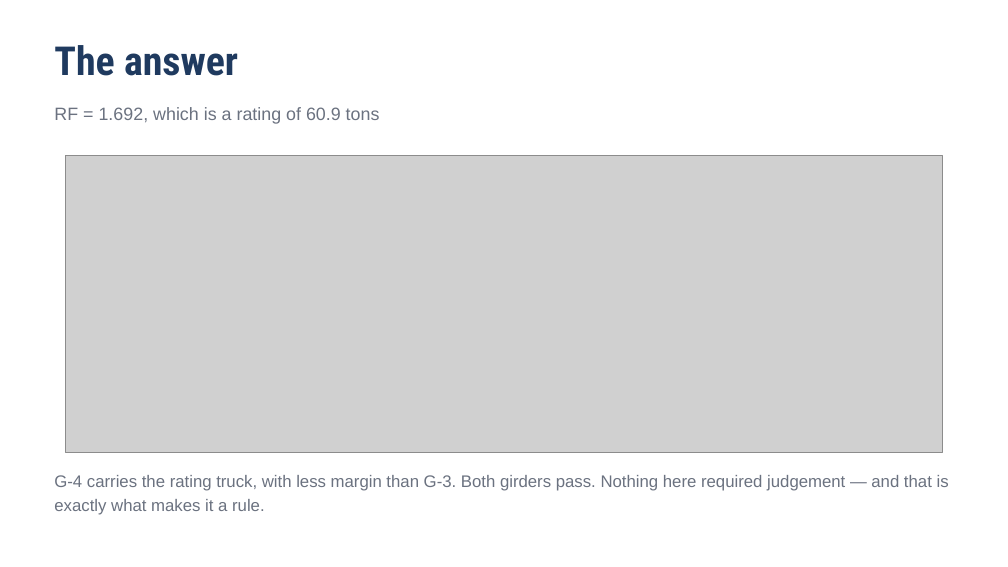
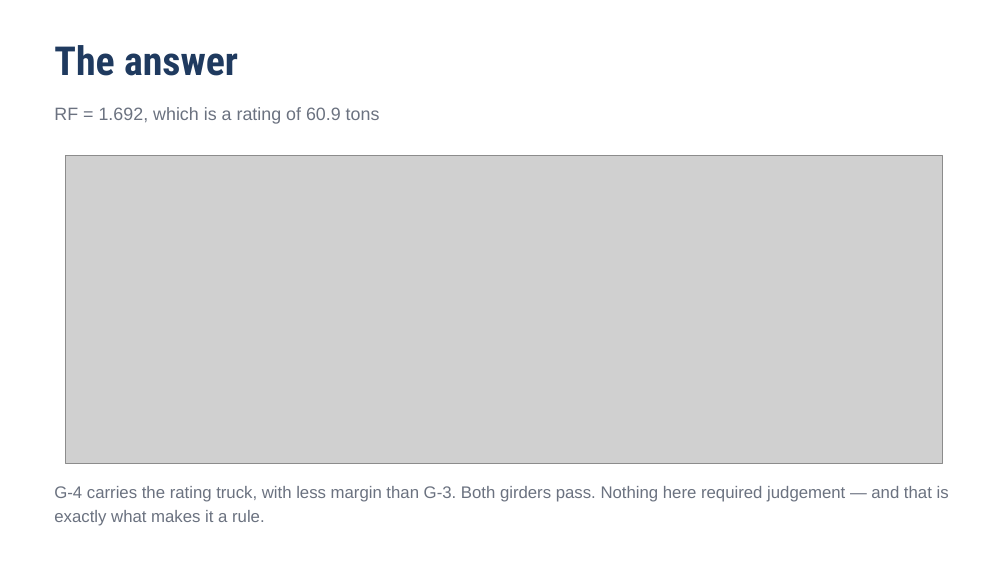
Before and after one commit to Stone-Arch-Collective/Design-and-AI, a slide deck: slide 13 of teaching-pack/02-M01-first-day/M01-slides-first-day.pptx (slide 11 before the commit). Drawn at 1008x567 pixels with LibreOffice and Linux fonts; fonts in the diff are those of the drawing; grey boxes stand for pictures. Boxes give left, top, right and bottom in pixels: in the first picture for what was removed or moved away, otherwise in the second. Text is boxed around its words. In the diff, an @@ line names an element or a change of style, - is before the commit and + after.

```diff
--- a/teaching-pack/02-M01-first-day/M01-slides-first-day.pptx
+++ b/teaching-pack/02-M01-first-day/M01-slides-first-day.pptx
@@ picture: place and size @@
-picture at (66,156,943,452)
+picture at (66,156,943,464)
@@ text "G-4 carries the rating truck, ...": place and size @@
-text "G-4 carries the rating truck, ..." at (54,475,949,515)
+text "G-4 carries the rating truck, ..." at (54,486,949,526)
```
Also in this commit, not shown: 3 other slides changed, 2 slides added.
